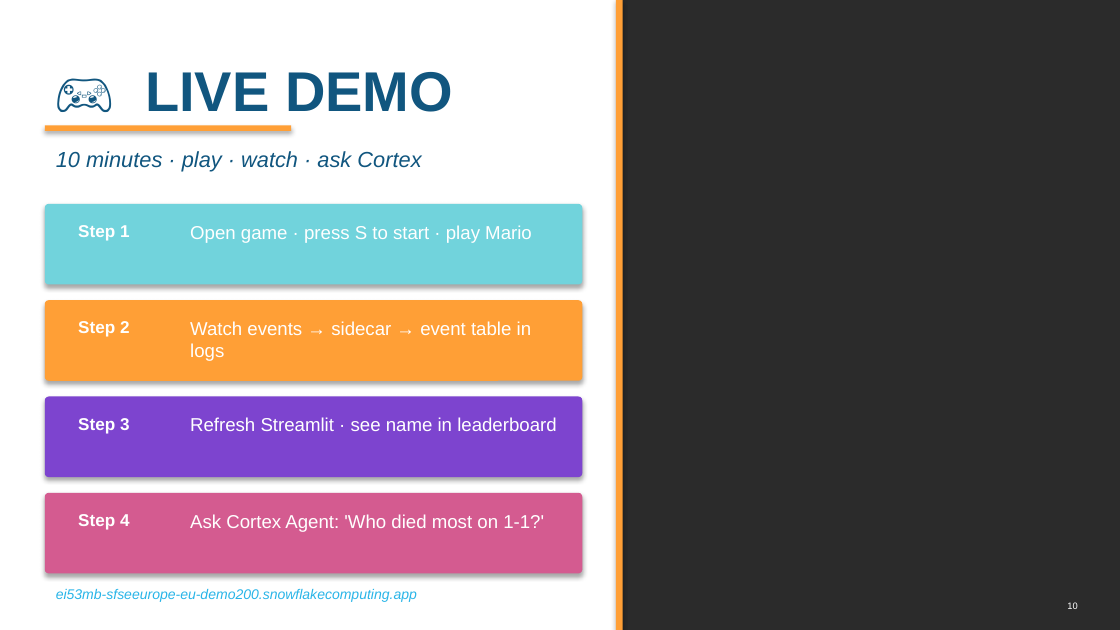
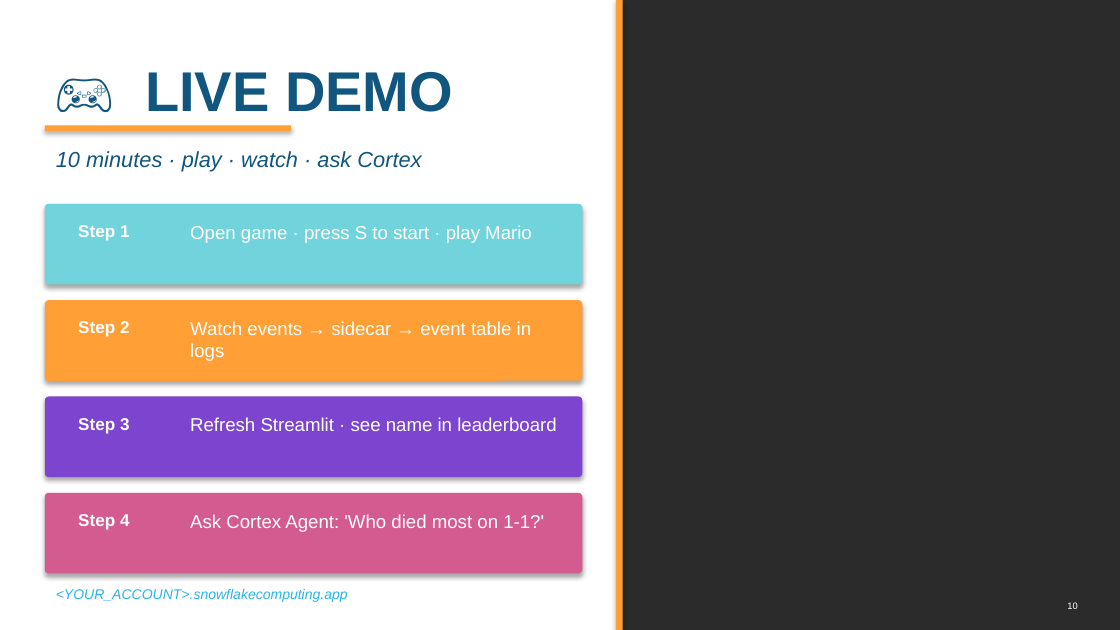
Before and after one commit to sfc-gh-tdahlberg/mario-spcs-telemetry, a slide deck: slide 10 of Super_Mario_SPCS_Telemetry_Presentation.pptx. Drawn at 1120x630 pixels with LibreOffice and Linux fonts; fonts in the diff are those of the drawing; background and template pictures are left out; a plain dark background stands for a picture behind light text. Boxes give left, top, right and bottom in pixels: in the first picture for what was removed or moved away, otherwise in the second. Text is boxed around its words. In the diff, an @@ line names an element or a change of style, - is before the commit and + after.

```diff
--- a/Super_Mario_SPCS_Telemetry_Presentation.pptx
+++ b/Super_Mario_SPCS_Telemetry_Presentation.pptx
@@ text at box(56, 589, 348, 602): text changed @@
-ei53mb-sfseeurope-eu-demo200.snowflakecomputing.app
+<YOUR_ACCOUNT>.snowflakecomputing.app
```
Also in this commit, not shown: 3 other slides changed, 13 other files.
